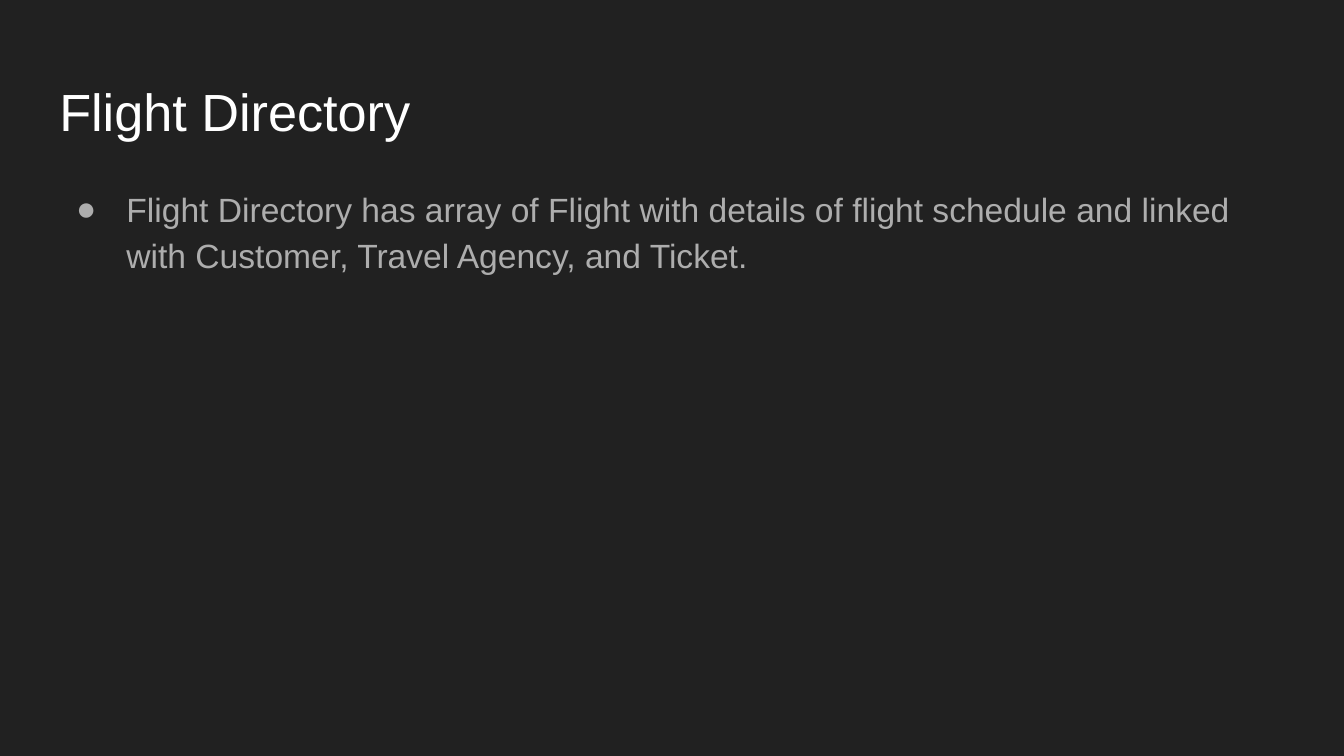
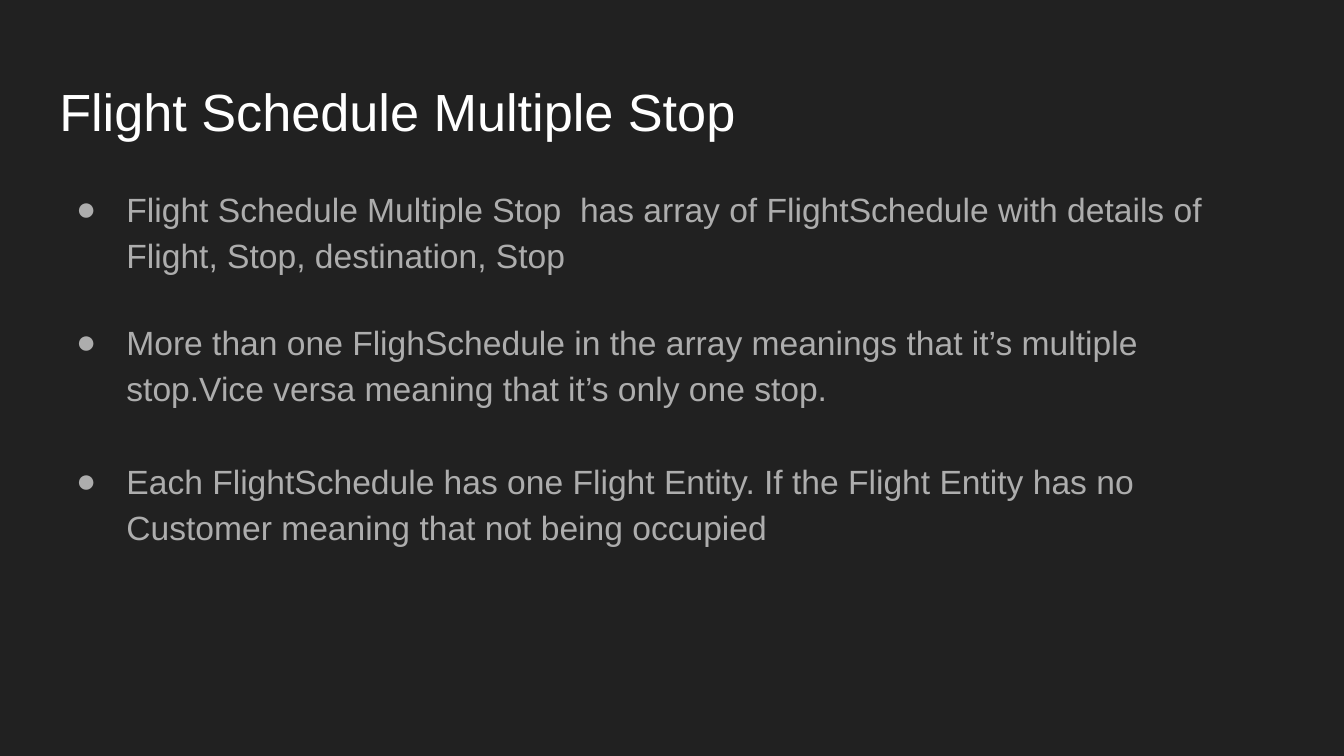
Before and after one commit to Mchighlight/property-managing-system, a slide deck: slide 7 of Assignment 4 Li_Huang_Chen/Report/Assignment4.pptx. Drawn at 1344x756 pixels with LibreOffice and Linux fonts; fonts in the diff are those of the drawing. Boxes give left, top, right and bottom in pixels: in the first picture for what was removed or moved away, otherwise in the second. Text is boxed around its words. In the diff, an @@ line names an element or a change of style, - is before the commit and + after.

```diff
--- a/Assignment 4 Li_Huang_Chen/Report/Assignment4.pptx
+++ b/Assignment 4 Li_Huang_Chen/Report/Assignment4.pptx
@@ title at bbox=[59, 93, 735, 141]: text changed @@
-Flight Directory
+Flight Schedule Multiple Stop
@@ text at bbox=[126, 197, 1202, 546]: text changed @@
-● Flight Directory has array of Flight with details of flight schedule and linked with Customer, Travel Agency, and Ticket.
+● Flight Schedule Multiple Stop has array of FlightSchedule with details of Flight, Stop, destination, Stop
+● More than one FlighSchedule in the array meanings that it’s multiple stop.Vice versa meaning that it’s only one stop.
+● Each FlightSchedule has one Flight Entity. If the Flight Entity has no Customer meaning that not being occupied
```
Also in this commit, not shown: 2 other slides changed.
